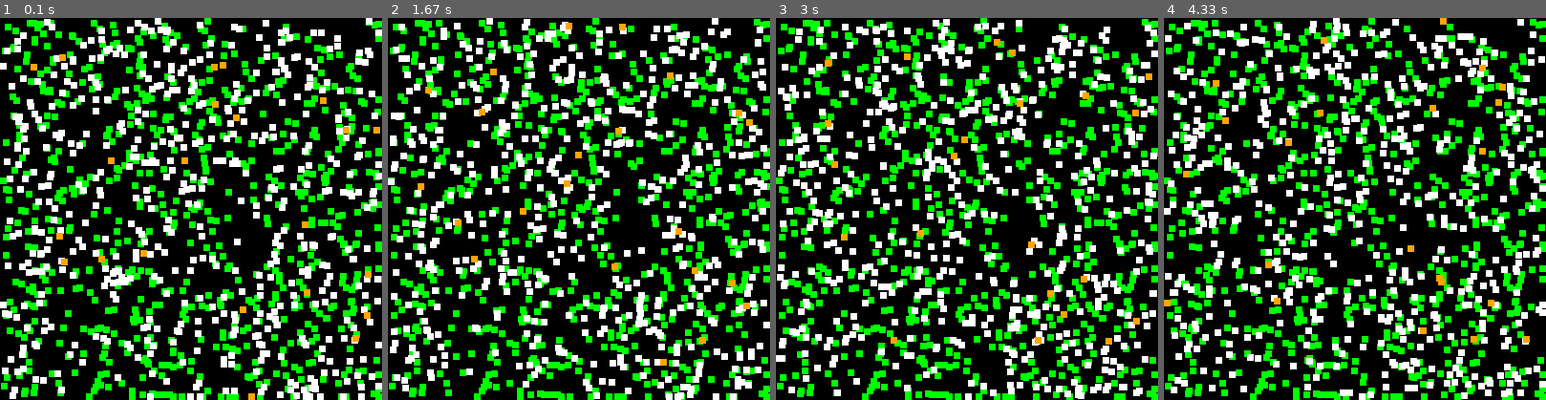
Above: before the commit, frames 1-4 (left to right).
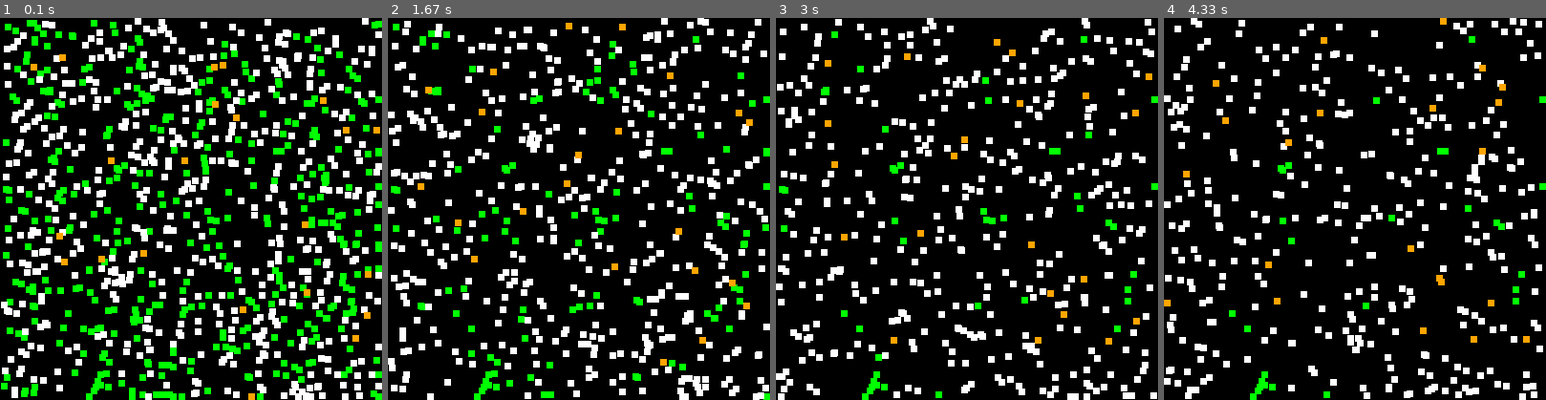
Above: after the commit, the same moments.

Repository: RAVIA33/Projet_algo
Game: pygame game, started from projet/main.py
Same seed, same stepped clock (60 frames per second), same inputs: the game is played once before the commit and once after it.
Inputs:
- Up to frame 1 (0.1 s): no input
- Up to frame 2 (1.67 s): no input
- Up to frame 3 (3 s): no input
- Up to frame 4 (4.33 s): no input

The runs differ from the first frame. In frame 1, 16% of the frame differs, in the area x 0-100%, y 0-100%; in frame 2, 34%; in frame 3, 36%; in frame 4, 35%.

Commit message:
Add fonction qui gère les collisions

Diff:
--- a/projet/main.py
+++ b/projet/main.py
@@ -143,7 +143,7 @@
                 self._actor._speed = pygame.Vector2(randint(-3,3), randint(-3,3))
                 self._actor.type.energie -= 1
         if self._actor.type.energie == 0:
-            print("MOURU")
+            print("MORT")
 
 
         self.rect.move_ip(self._actor._speed)
@@ -177,7 +177,7 @@
             exit()
 
     def __init_actors(self) -> None:
-        self.__actors_sprites = pygame.sprite.Group()       # On crée un groupe pourles acteurs
+        self.__actors_sprites = pygame.sprite.Group()# On crée un groupe pourles acteurs
 
         #Création des plantes
         for _ in range(700):
@@ -194,7 +194,31 @@
             renard = Actor("renard")
             ActorSprite(self.__screen, renard, "orange", [self.__actors_sprites])
 
-
+    #méthode pour gérer les collisions entre les sprites
+    def check_collision(self)-> None:
+        for sprite in self.__actors_sprites:  #pour chaque sprite dasn le groupe actors_sprite(lapins, renards, plantes)
+            #création d'une liste contenant tous les sprites en collision avec sprite
+            touch_sprites = pygame.sprite.spritecollide(sprite, self.__actors_sprites, False)
+            #pygame.sprite.spritecollide(...) : on vérifie si le sprite rentre en collision avec d'autre sprites du groupe --> false car on ne veut pas que les sprites soit automatiquement supprimé
+
+            #donc la on parcourt chaque autre sprite trouvé dans touch_sprites
+            for other_sprite in touch_sprites:
+                if sprite == other_sprite:
+                    continue  #la on met la condition qu'il se passe rien si il rentre en collsion avec lui-même
+
+                # print(f"Collision détectée entre {sprite} et {other_sprite}") #j'avais mis ça pour vérifier ce qu'il se passait entre les groupes
+
+                #vérifie si sprite est une instance de la class renard et si other_sprite est une instance de la class Lapin
+                if isinstance(sprite._actor.type, Renard) and isinstance(other_sprite._actor.type, Lapin):  #si c'est le cas alors affiche "renard mange lapin"
+                    print("Renard mange un lapin")
+                    other_sprite.kill()  #supprime le lapin
+                    sprite._actor.type.energie += 10  #augmente l'énergie du renard
+
+                #vérifie si sprite est une instance de la class lapin et si other_sprite est une instance de la class plante
+                elif isinstance(sprite._actor.type, Lapin) and isinstance(other_sprite._actor.type, Plante):
+                    print("Lapin mange une plante")
+                    other_sprite.kill()  #supprime la plante
+                    sprite._actor.type.energie += 5  #augmente l'énergie du lapin
 
 
     def __update_actors(self) -> None:
@@ -211,6 +235,8 @@
             self.__clock.tick(self.__FPS)
             for event in pygame.event.get():
                 self.__handle_events(event)
+
+            self.check_collision()
             self.__update_actors()
             self.__draw_screen()
             self.__draw_actors()
--- a/projet/parametres.py
+++ b/projet/parametres.py
@@ -12,7 +12,7 @@
 #Paramètres de départ pour les plantes
 lapin_nombre_initial = 520
 lapin_energie_initiale = 10
-lapin_energie_maximale = 20
+lapin_energie_maximale = 25
 lapin_vitesse = 1
 lapin_age_maximal = 5
 lapin_reproduction_max = 3
